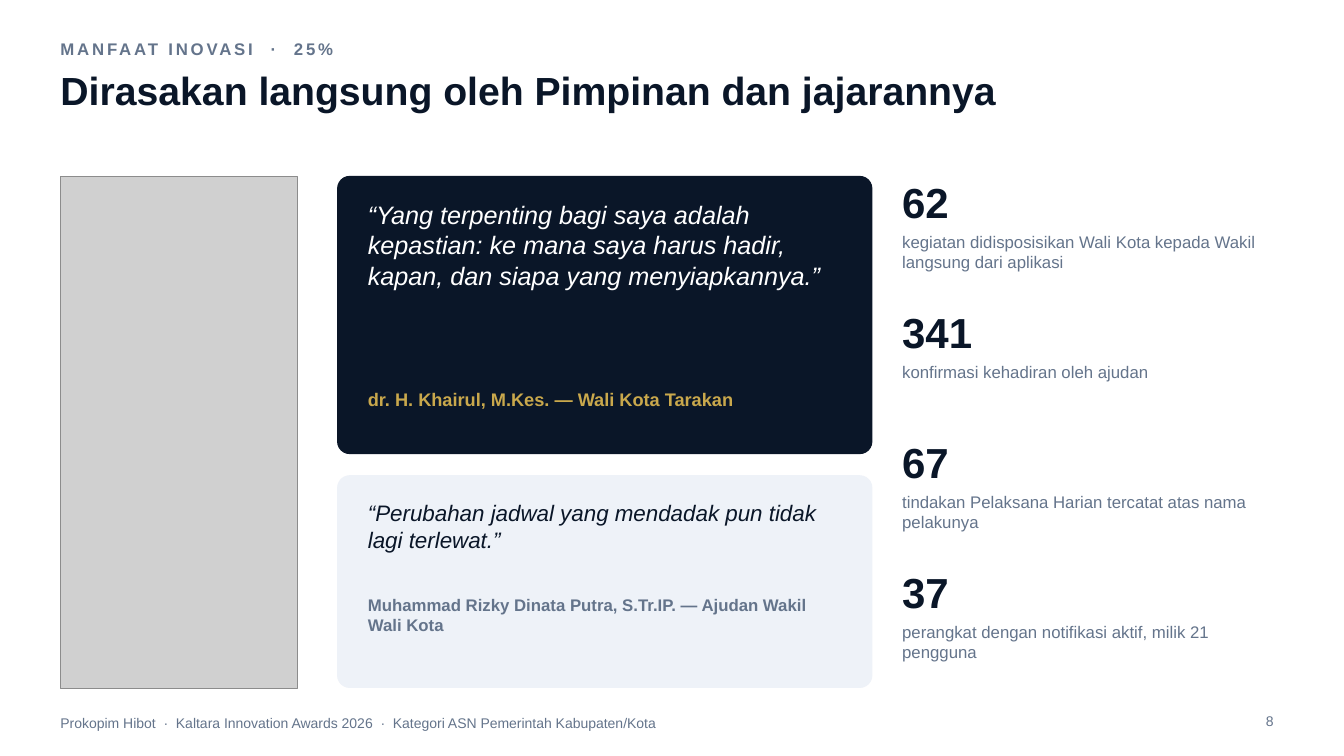
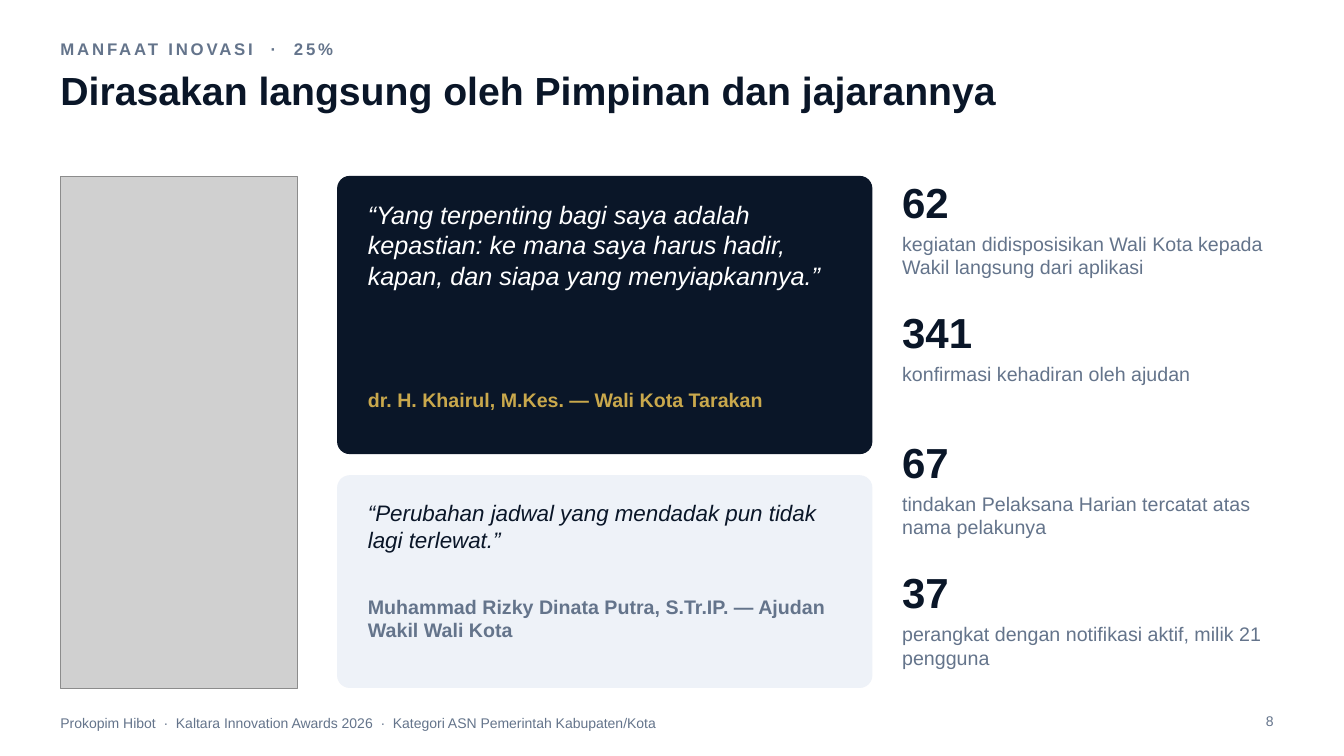
Before and after one commit to ega394/joyful-visuals, a slide deck: slide 8 of docs/lomba/kaltara/Paparan-Prokopim-Hibot-Kaltara-2026.pptx. Drawn at 1344x756 pixels with LibreOffice and Linux fonts; fonts in the diff are those of the drawing; grey boxes stand for pictures; background and template pictures are left out. Boxes give left, top, right and bottom in pixels: in the first picture for what was removed or moved away, otherwise in the second. Text is boxed around its words. In the diff, an @@ line names an element or a change of style, - is before the commit and + after.

```diff
--- a/docs/lomba/kaltara/Paparan-Prokopim-Hibot-Kaltara-2026.pptx
+++ b/docs/lomba/kaltara/Paparan-Prokopim-Hibot-Kaltara-2026.pptx
@@ text "dr. H. Khairul, M.Kes. — ..." at (x1=368, y1=392, x2=763, y2=410): size 13 to 14 pt @@
@@ size 12 to 14 pt in 5 elements at (x1=368, y1=600, x2=824, y2=637), (x1=902, y1=237, x2=1262, y2=278), (x1=902, y1=367, x2=1190, y2=385), (x1=902, y1=497, x2=1250, y2=538), (x1=902, y1=627, x2=1261, y2=669) @@
```
Also in this commit, not shown: 9 other slides changed, 28 other files.
